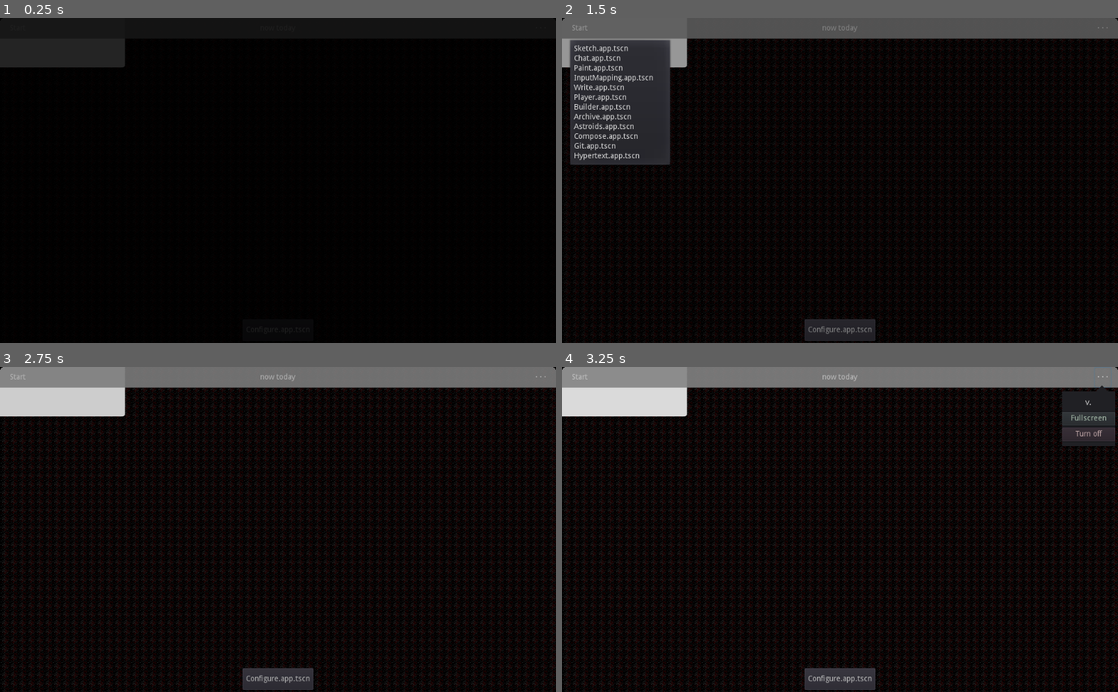
Above: before the commit, frames 1-4 (two rows, left to right).
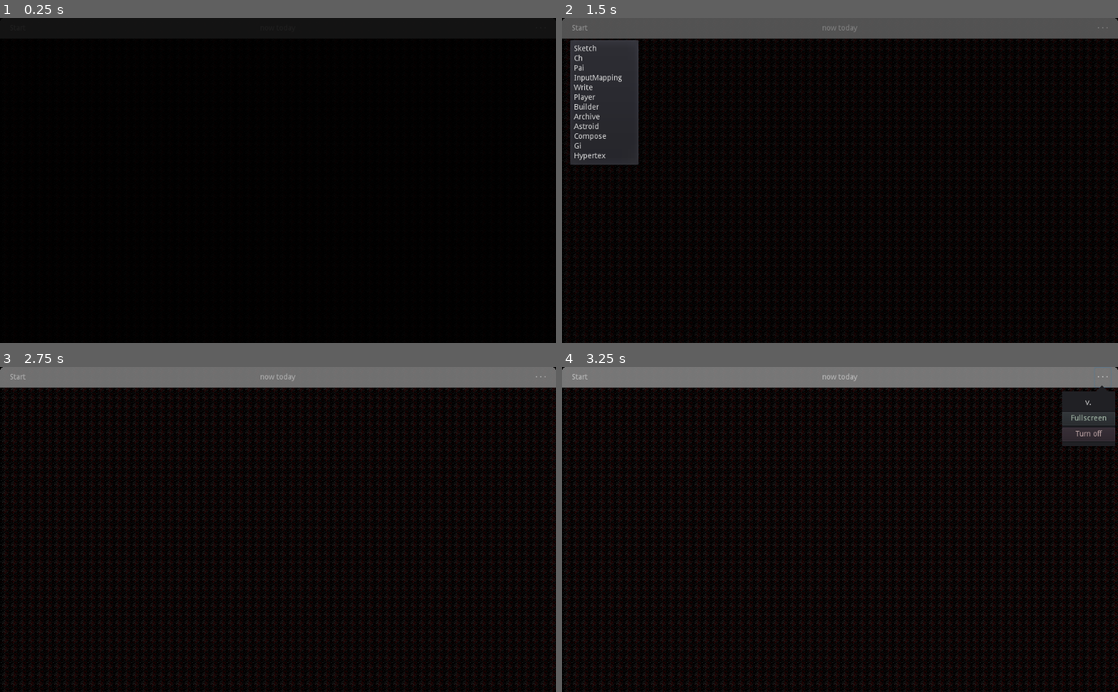
Above: after the commit, the same moments.

Repository: flurick/gdt
Game: Godot game, scene res://Desk.tscn
Two runs of this game, one before a commit and one after it. Both use one fixed random seed, a clock stepped at 60 frames per second and the inputs below.
Inputs:
- Up to frame 1 (0.25 s): no input
- Up to frame 2 (1.5 s): click "Start" at 0.5 s; click "Start" at 1.25 s
- Up to frame 3 (2.75 s): click "now today" at 2 s
- Up to frame 4 (3.25 s): click "· · ·" at 2.75 s

The runs differ from the first frame. In frame 1, 2.0% of the frame differs, in the area x 0-56%, y 6-98%; in frame 2, 4.1%, in the area x 0-57%, y 6-100%; in frame 3, 2.9%; in frame 4, 2.9%.

Commit message:
Tweak window loader to actually load apps

Diff:
--- a/Desk.tscn
+++ b/Desk.tscn
@@ -26,7 +26,7 @@
 	texture = load(\"desktop.png\")
 "
 
-[sub_resource type="GDScript" id=4]
+[sub_resource type="GDScript" id=3]
 script/source = "extends Control
 
 
@@ -39,14 +39,18 @@
 	var w = load(\"res://Window.tscn\").instance()
 	w.connect(\"req_show_on_top\", self, \"move_window_to_top\")
 	add_child(w)
+
+	load(app_tscn)
+
 	if load(app_tscn):
 		var app = load(app_tscn).instance()
+		print(\"Loading: \", app)
 		w.find_node(\"app_container\").add_child(app)
 #		w.find_node(\"app_container\").rect_min_size = app.get_child(0).rect_size
 		w.title = app_tscn
 		w.rect_position = OS.window_size*0.5 #todo: this is weird, no react_size at all on creation?
 	else:
-		print(\"fail: \",app_tscn)
+		print(\"Failed to load: \",app_tscn)
 #		var l = Label.new()
 #		l.text = app_tscn
 #		w.add_child(l)
@@ -63,8 +67,8 @@
 	return w
 
 
-func _ready():
-	open(\"Configure.app.tscn\")
+#func _ready():
+#	open(\"res://Apps/Configure.app.tscn\")
 #	open(\"Archive.app.tscn\")
 #	open(\"Git.app.tscn\")
 
@@ -85,11 +89,12 @@
 	get_popup().connect(\"id_pressed\",self,\"id_pressed\")
 	for file in global.ls(\"res://Apps\").files:
 		if file.match(\"*app.tscn\"):
-			get_popup().add_item(file)
+			get_popup().add_item( file.rstrip(\".app.tscn\")  )
+			get_popup().set_item_metadata( get_popup().get_item_count()-1, str(\"res://Apps/\",file) )
 
 
 func id_pressed(id):
-	emit_signal(\"open\", get_popup().get_item_text(id))"
+	emit_signal(\"open\", get_popup().get_item_metadata(id))"
 
 [sub_resource type="GDScript" id=6]
 script/source = "extends Button
@@ -143,12 +148,12 @@
 anchor_right = 1.0
 anchor_bottom = 1.0
 stretch_mode = 2
-script = SubResource( 9 )
+script = SubResource( 2 )
 
 [node name="Windows" type="Control" parent="."]
 anchor_right = 1.0
 anchor_bottom = 1.0
-script = SubResource( 4 )
+script = SubResource( 3 )
 
 [node name="dock" type="HBoxContainer" parent="Windows"]
 self_modulate = Color( 1, 1, 1, 0.321569 )
@@ -310,5 +315,4 @@
 anchor_bottom = 1.0
 mouse_filter = 2
 color = Color( 0, 0, 0, 1 )
-
 [connection signal="open" from="top_panel/Left/start_menu" to="Windows" method="_on_start_menu_open"]
--- a/Window.tscn
+++ b/Window.tscn
@@ -32,6 +32,7 @@
 #	$V/header.rect_min_size = grid
 
 	find_node(\"close\").connect(\"pressed\", self, \"close\")
+	find_node(\"size\").connect(\"pressed\", self, \"maximize\")
 
 
 var corner = false
@@ -47,6 +48,9 @@
 func close():
 	visible = false
 
+func maximize():
+	rect_position = Vector2(64,64)
+	rect_size = get_parent_control().rect_size - Vector2(64,64)*2
 
 func _gui_input(event):
 
@@ -99,10 +103,14 @@
 [sub_resource type="StyleBoxEmpty" id=4]
 
 [node name="Window" type="Panel"]
-margin_left = -150.0
-margin_top = -71.0
-margin_right = 230.0
-margin_bottom = 91.0
+anchor_left = 0.5
+anchor_top = 0.5
+anchor_right = 0.5
+anchor_bottom = 0.5
+margin_left = -126.5
+margin_top = -83.5
+margin_right = 126.5
+margin_bottom = 83.5
 rect_min_size = Vector2( 50, 50 )
 custom_styles/panel = SubResource( 1 )
 script = SubResource( 2 )
@@ -133,7 +141,7 @@
 custom_constants/separation = 0
 
 [node name="header" type="Control" parent="V"]
-margin_right = 380.0
+margin_right = 253.0
 margin_bottom = 40.0
 rect_min_size = Vector2( 40, 40 )
 rect_clip_content = true
@@ -150,8 +158,8 @@
 alignment = 1
 
 [node name="title" type="Button" parent="V/header/center"]
-margin_left = 171.0
-margin_right = 208.0
+margin_left = 108.0
+margin_right = 145.0
 margin_bottom = 40.0
 rect_min_size = Vector2( 24, 24 )
 mouse_filter = 1
@@ -174,9 +182,8 @@
 alignment = 2
 
 [node name="size" type="TextureButton" parent="V/header/right"]
-editor/display_folded = true
-margin_left = 340.0
-margin_right = 380.0
+margin_left = 213.0
+margin_right = 253.0
 margin_bottom = 40.0
 rect_min_size = Vector2( 40, 40 )
 texture_normal = ExtResource( 1 )
@@ -194,13 +201,14 @@
 [node name="left" type="HBoxContainer" parent="V/header"]
 anchor_right = 1.0
 anchor_bottom = 1.0
+margin_top = -1.43195
+margin_bottom = -1.43195
 mouse_filter = 2
 size_flags_horizontal = 3
 size_flags_vertical = 3
 custom_constants/separation = 0
 
 [node name="close" type="TextureButton" parent="V/header/left"]
-editor/display_folded = true
 margin_right = 40.0
 margin_bottom = 40.0
 rect_min_size = Vector2( 40, 40 )
@@ -218,7 +226,7 @@
 
 [node name="header_shadow" type="ColorRect" parent="V"]
 margin_top = 40.0
-margin_right = 380.0
+margin_right = 253.0
 margin_bottom = 41.0
 rect_min_size = Vector2( 1, 1 )
 size_flags_horizontal = 3
@@ -226,8 +234,8 @@
 
 [node name="app_container" type="Container" parent="V"]
 margin_top = 41.0
-margin_right = 380.0
-margin_bottom = 162.0
+margin_right = 253.0
+margin_bottom = 167.0
 rect_clip_content = true
 mouse_filter = 2
 size_flags_horizontal = 3
Not shown: 9 places in Desk.tscn that only renumber resources
Not shown, added: png/brush-3.png.import
